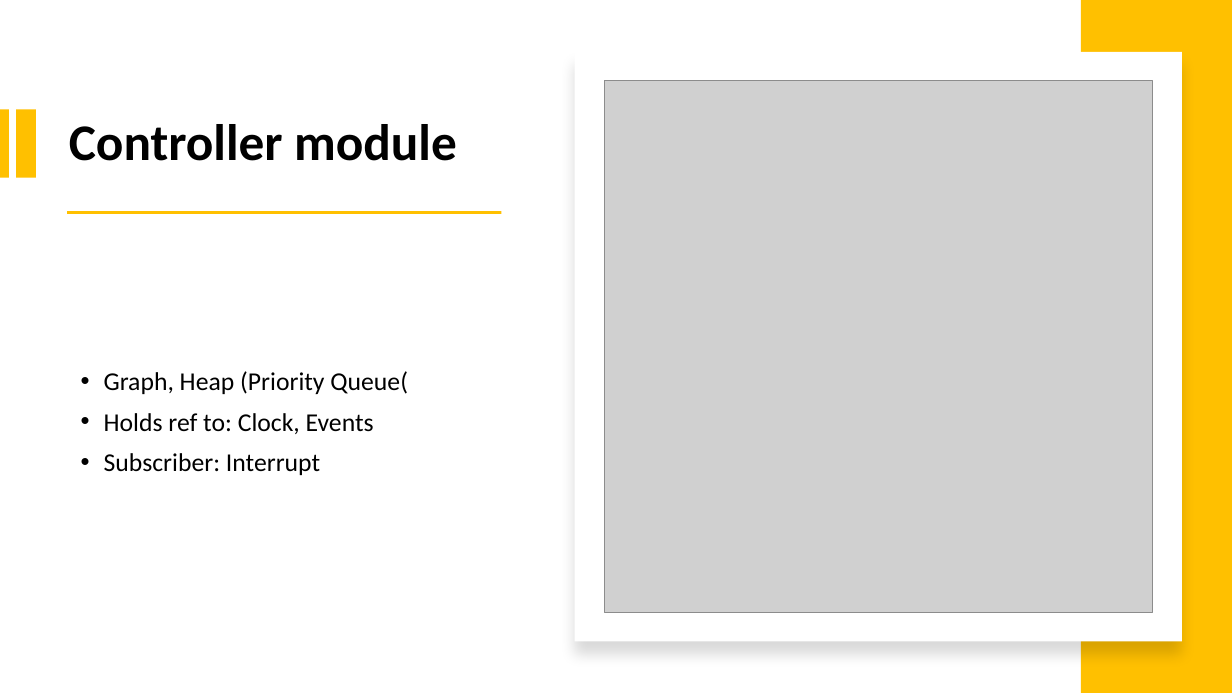
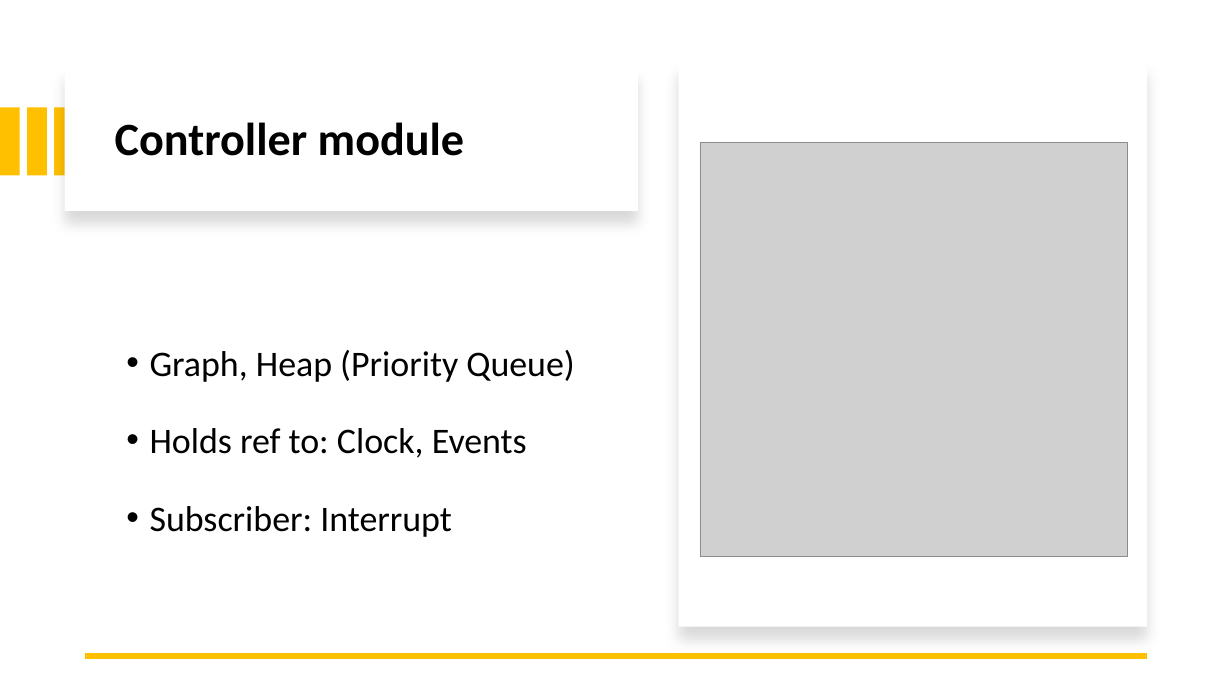
Before and after one commit to Cohen-Yoav/Project-A---Airport-Management, a slide deck: slide 16 of חומר עזר לפרויקט/project_A.pptx. Drawn at 1232x693 pixels with LibreOffice and Linux fonts; fonts in the diff are those of the drawing; grey boxes stand for pictures. Boxes give left, top, right and bottom in pixels: in the first picture for what was removed or moved away, otherwise in the second. Text is boxed around its words. In the diff, an @@ line names an element or a change of style, - is before the commit and + after.

```diff
--- a/חומר עזר לפרויקט/project_A.pptx
+++ b/חומר עזר לפרויקט/project_A.pptx
@@ rectangle removed at (1081,0,1232,693) @@
@@ rectangle added at (65,67,638,212), fill #FFFFFF @@
@@ title "Controller module": place and size @@
-title "Controller module" at (69,124,457,161)
+title "Controller module" at (115,122,464,156)
@@ title "Controller module" at (115,122,464,156): size 40 to 36 pt @@
@@ rectangle: place and size @@
-rectangle at (575,52,1182,641)
+rectangle at (679,62,1148,628)
@@ rectangle: place and size @@
-rectangle at (0,109,9,177)
+rectangle at (0,107,19,176)
@@ rectangle: place and size @@
-rectangle at (16,109,35,177)
+rectangle at (27,107,46,176)
@@ rectangle added at (55,107,74,176), fill #FFC000 @@
@@ picture: place and size @@
-picture at (604,80,1153,612)
+picture at (701,142,1128,556)
@@ rectangle removed at (67,212,502,214) @@
@@ text "Graph, Heap (Priority Queue)": place and size @@
-text "Graph, Heap (Priority Queue)" at (104,371,408,475)
+text "Graph, Heap (Priority Queue)" at (150,350,574,537)
@@ text at (150,350,574,382): text changed; size 20 to 28 pt @@
-• Graph, Heap (Priority Queue(
+• Graph, Heap (Priority Queue)
@@ text at (150,428,527,537): size 20 to 28 pt in "Holds ref to: Clock, Events", "Subscriber: Interrupt"; line spacing 0.9 to 1.5 @@
@@ line added from (1148, 656) to (85, 656), #FFC000 4.5 pt @@
```
Also in this commit, not shown: 2 other slides changed, 3 slides added, 3 slides removed.
